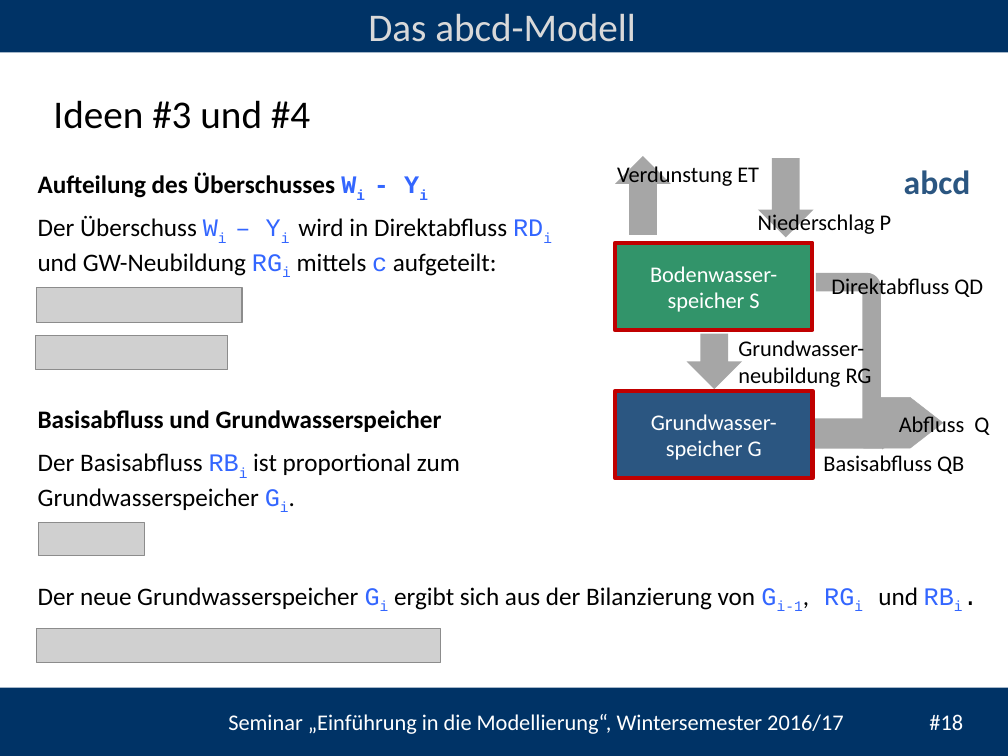
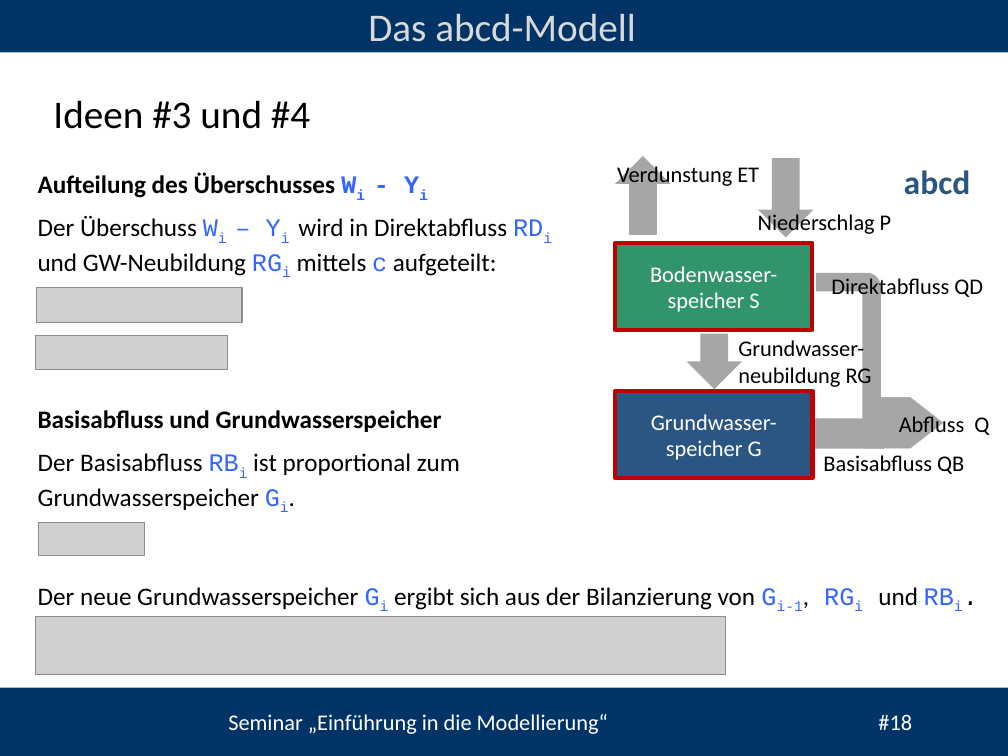
Before and after one commit to heistermann/Einf_Modellierung, a slide deck: slide 18 of Termin_5/folien/UebungModellierung#5.pptx. Drawn at 1008x756 pixels with LibreOffice and Linux fonts; fonts in the diff are those of the drawing; grey boxes stand for pictures; background and template pictures are left out. Boxes give left, top, right and bottom in pixels: in the first picture for what was removed or moved away, otherwise in the second. Text is boxed around its words. In the diff, an @@ line names an element or a change of style, - is before the commit and + after.

```diff
--- a/Termin_5/folien/UebungModellierung#5.pptx
+++ b/Termin_5/folien/UebungModellierung#5.pptx
@@ picture resized from (x1=36, y1=628, x2=440, y2=662) to (x1=35, y1=616, x2=725, y2=674) @@
@@ text at (x1=228, y1=714, x2=912, y2=734): text changed @@
-Seminar „Einführung in die Modellierung“, Wintersemester 2016/17 #18
+Seminar „Einführung in die Modellierung“ #18
```
Also in this commit, not shown: 19 other slides changed, 1 slide removed, 2 other files.
